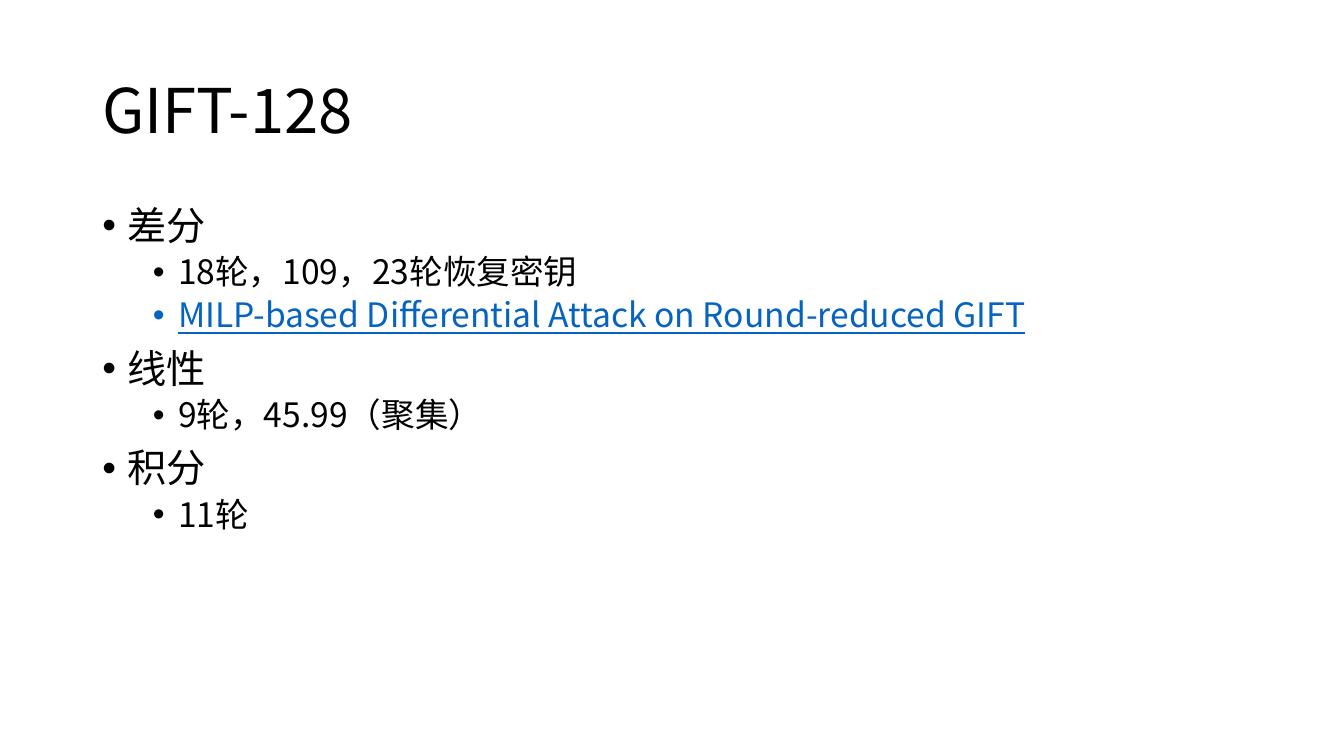
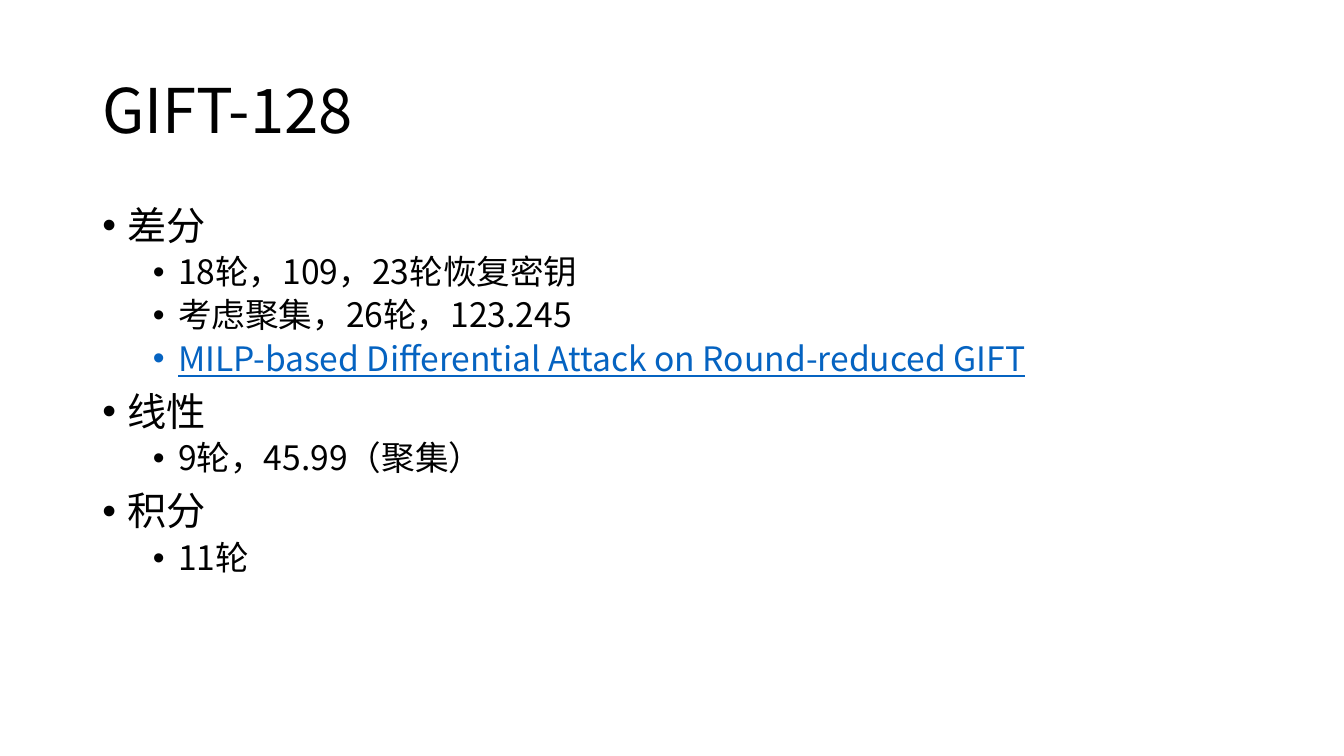
Before and after one commit to dtykira/LWC_finalists, a slide deck: slide 46 of round3.pptx (slide 39 before the commit). Drawn at 1344x756 pixels with LibreOffice and Linux fonts; fonts in the diff are those of the drawing. Boxes give left, top, right and bottom in pixels: in the first picture for what was removed or moved away, otherwise in the second. Text is boxed around its words. In the diff, an @@ line names an element or a change of style, - is before the commit and + after.

```diff
--- a/round3.pptx
+++ b/round3.pptx
@@ text at box(178, 298, 572, 331): paragraph added @@
+  • 考虑聚集，26轮，123.245
```
Also in this commit, not shown: 10 other slides changed, 8 slides added, 1 slide removed, 6 other files.
